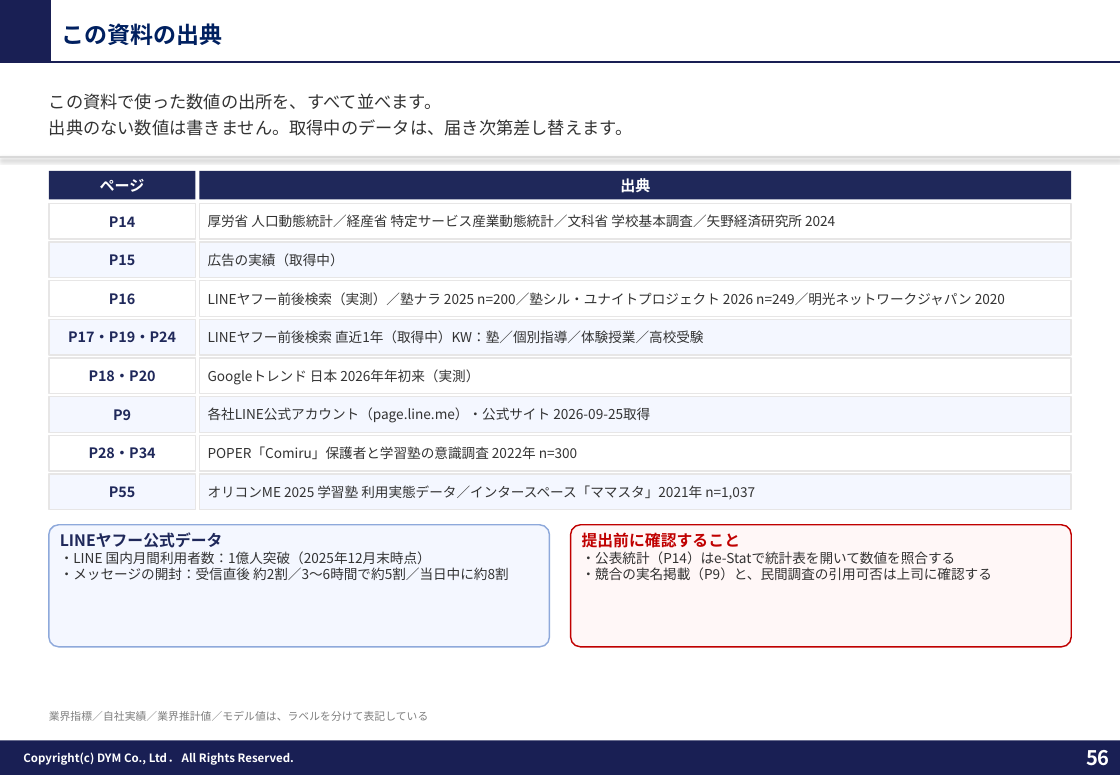
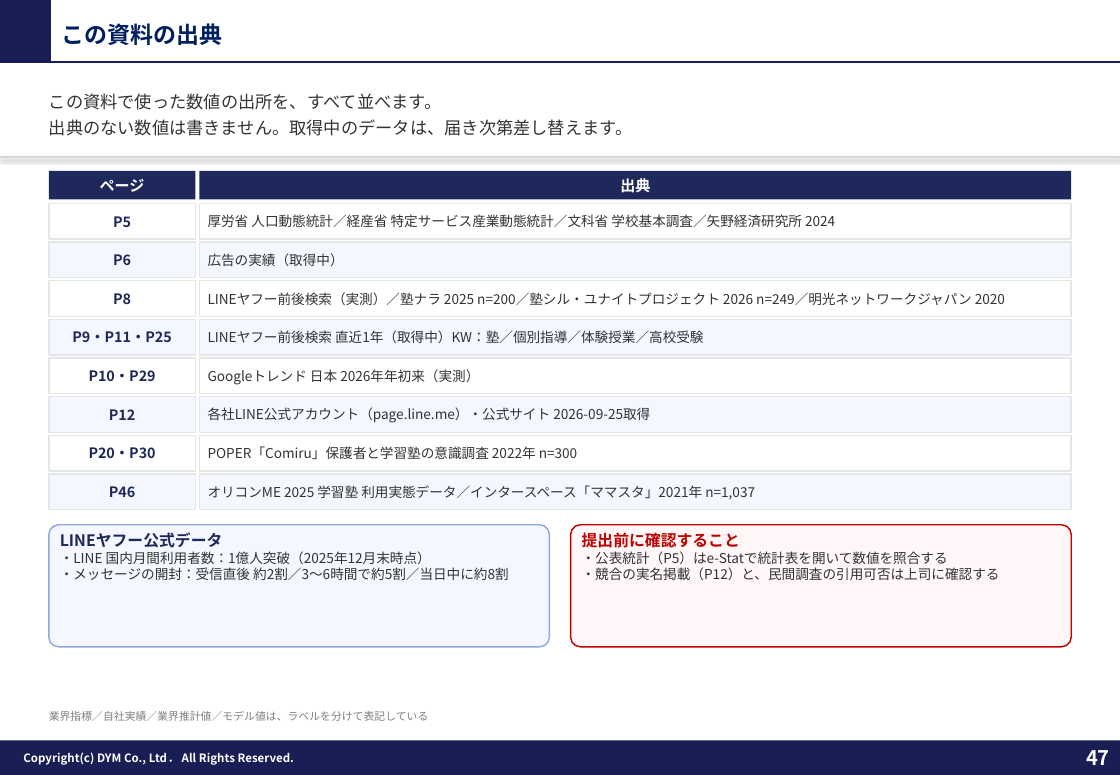
Before and after one commit to tonomura-r-dev/folder, a slide deck: slide 47 of 教育（塾）業界_LINEOA施策提案ver3.pptx (slide 56 before the commit). Drawn at 1120x775 pixels with LibreOffice and Linux fonts; fonts in the diff are those of the drawing; background and template pictures are left out. Boxes give left, top, right and bottom in pixels: in the first picture for what was removed or moved away, otherwise in the second. Text is boxed around its words. In the diff, an @@ line names an element or a change of style, - is before the commit and + after.

```diff
--- a/教育（塾）業界_LINEOA施策提案ver3.pptx
+++ b/教育（塾）業界_LINEOA施策提案ver3.pptx
@@ text in rectangle at [113,216,131,227]: text changed @@
-P14
+P5
@@ text in rectangle at [113,254,131,265]: text changed @@
-P15
+P6
@@ text in rectangle at [113,293,131,304]: text changed @@
-P16
+P8
@@ text in rectangle at [72,331,171,342]: text changed @@
-P17・P19・P24
+P9・P11・P25
@@ text in rectangle at [89,370,156,381]: text changed @@
-P18・P20
+P10・P29
@@ text in rectangle at [109,409,135,420]: text changed @@
-P9
+P12
@@ text in rectangle at [89,447,156,458]: text changed @@
-P28・P34
+P20・P30
@@ text in rectangle at [109,486,135,497]: text changed @@
-P55
+P46
@@ text in rounded rectangle at [582,551,1000,580]: text changed @@
-・公表統計（P14）はe-Statで統計表を開いて数値を照合する
-・競合の実名掲載（P9）と、民間調査の引用可否は上司に確認する
+・公表統計（P5）はe-Statで統計表を開いて数値を照合する
+・競合の実名掲載（P12）と、民間調査の引用可否は上司に確認する
@@ page number at [1086,750,1110,765]: text changed @@
-56
+47
```
Also in this commit, not shown: 7 other slides changed, 9 slides removed, 3 other files.
